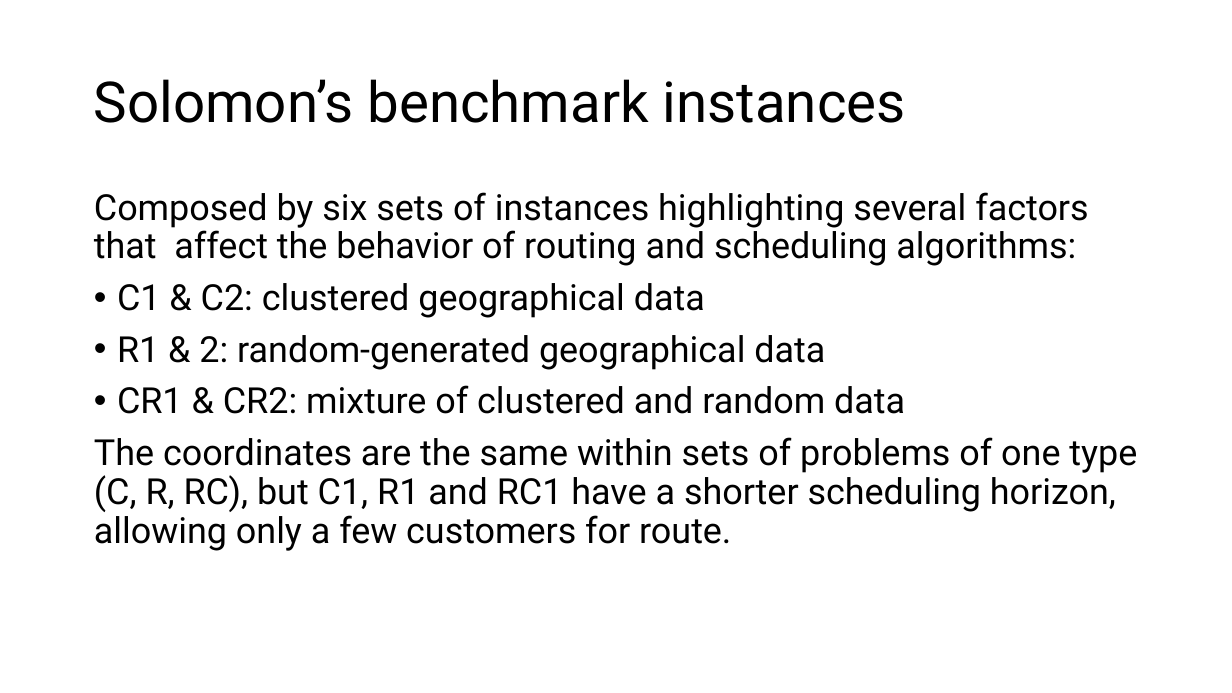
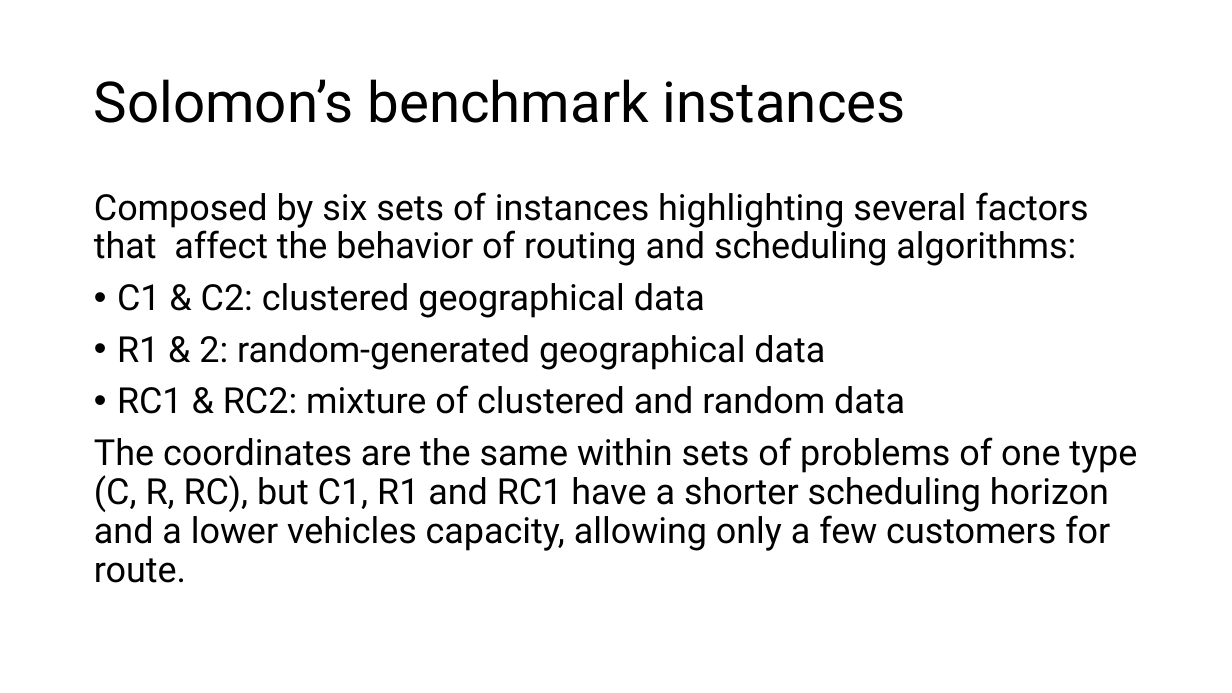
Before and after one commit to FabioGiordana/DIDP-On-Routing-Problems, a slide deck: slide 6 of cvrptw/CVRP-TW.pptx. Drawn at 1232x693 pixels with LibreOffice and Linux fonts; fonts in the diff are those of the drawing. Boxes give left, top, right and bottom in pixels: in the first picture for what was removed or moved away, otherwise in the second. Text is boxed around its words. In the diff, an @@ line names an element or a change of style, - is before the commit and + after.

```diff
--- a/cvrptw/CVRP-TW.pptx
+++ b/cvrptw/CVRP-TW.pptx
@@ text at box(94, 385, 1137, 583): text changed @@
-• CR1 & CR2: mixture of clustered and random data
-The coordinates are the same within sets of problems of one type (C, R, RC), but C1, R1 and RC1 have a shorter scheduling horizon, allowing only a few customers for route.
+• RC1 & RC2: mixture of clustered and random data
+The coordinates are the same within sets of problems of one type (C, R, RC), but C1, R1 and RC1 have a shorter scheduling horizon and a lower vehicles capacity, allowing only a few customers for route.
```
Also in this commit, not shown: 1 other slide changed, 12 slides added, 39 other files.
